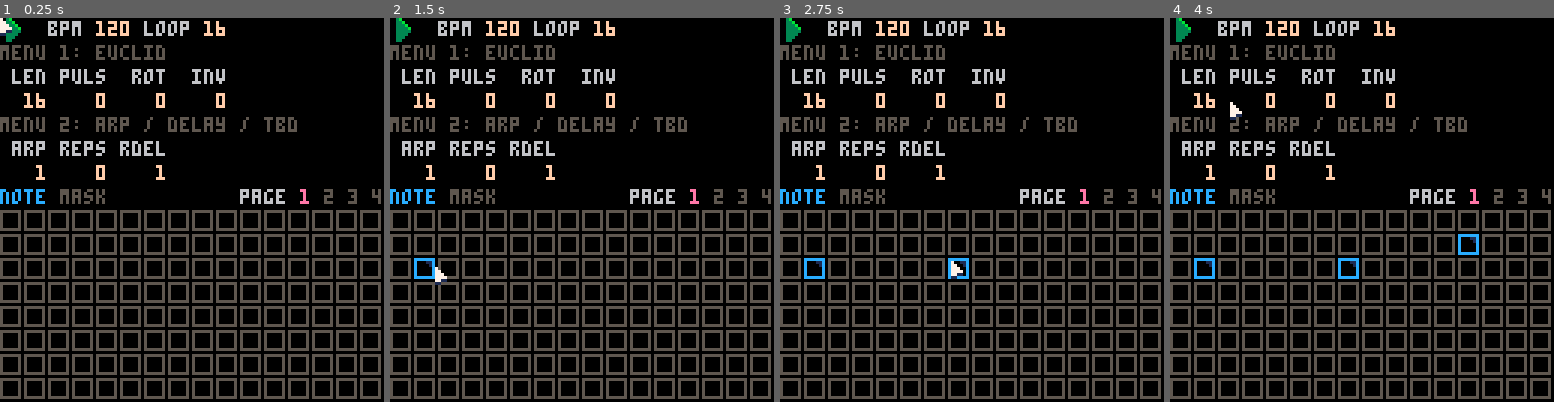
Above: before the commit, frames 1-4 (left to right).
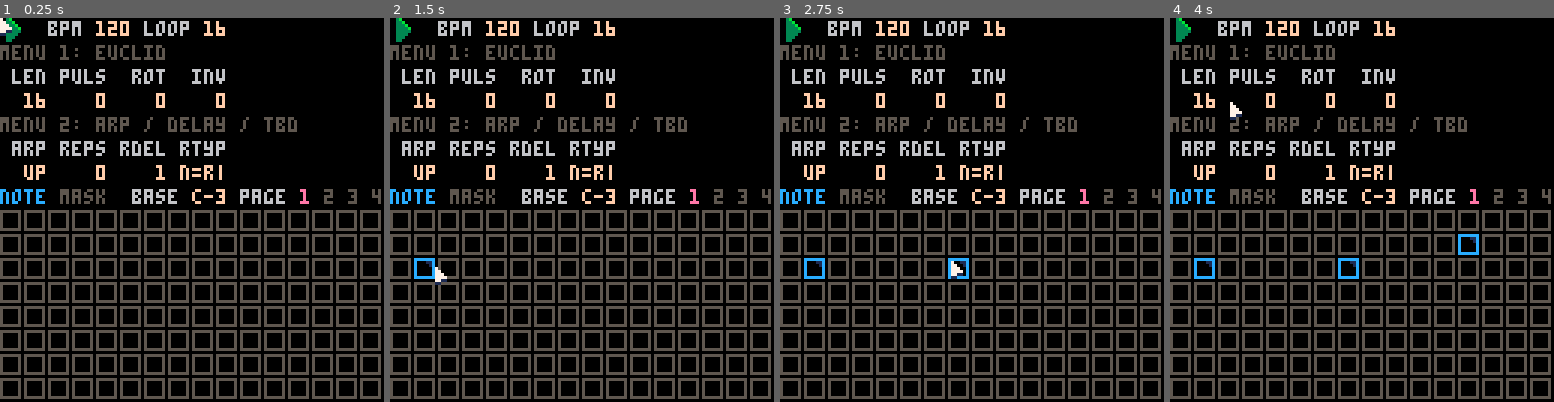
Above: after the commit, the same moments.

Repository: luchak/euclidean_arp
Game: PICO-8 cartridge demo.p8
Two runs of this game, one before a commit and one after it. Both use one fixed random seed, a clock stepped at 60 frames per second and the inputs below.
Inputs (mouse positions are in pixels of both pictures, inside the frame that each line leads up to):
- Up to frame 1 (0.25 s): no input
- Up to frame 2 (1.5 s): click (670, 121) at 0.67 s; click (436, 267) at 1.22 s
- Up to frame 3 (2.75 s): click (887, 114) at 1.77 s; click (952, 259) at 2.32 s
- Up to frame 4 (4 s): click (1404, 106) at 2.87 s; click (1465, 256) at 3.42 s; click (1231, 102) at 3.97 s

The runs differ from the first frame. In frame 1, 0.9% of the frame differs, in the area x 6-59%, y 32-49%; in frame 2, 0.9%; in frame 3, 0.9%; in frame 4, 0.9%.

Commit message:
Grid shift, repeat type, QoL

Diff:
--- a/demo.p8
+++ b/demo.p8
@@ -42,14 +42,14 @@
 
  ui_add(label_new(16,0,6,'bpm'))
  ui_add(num_spinner_new(
-  32,0,15,3,60,200,0.2,1,
+  32,0,15,3,60,200,0.1,1,
   function() return seq.bpm end,
   function(x) seq:set_tempo(x) end
  ))
 
  ui_add(label_new(48,0,6,'loop'))
  ui_add(num_spinner_new(
-  68,0,15,2,1,64,0.1,1,
+  68,0,15,2,1,64,0.05,1,
   function() return seq.loop end,
   function(x) seq:set_loop(x) end
  ))
@@ -60,22 +60,22 @@
  ui_add(label_new(44,16,6,'rot'))
  ui_add(label_new(64,16,6,'inv'))
  ui_add(num_spinner_new(
-  0,24,15,4,1,64,0.1,1,
+  0,24,15,4,1,64,0.05,1,
   function() return seq.euclid_len end,
   function(x) seq.euclid_len=x seq.euclid_pulses=min(x,seq.euclid_pulses) seq:euclid_gen() end
  ))
  ui_add(num_spinner_new(
-  20,24,15,4,0,64,0.1,1,
+  20,24,15,4,0,64,0.05,1,
   function() return seq.euclid_pulses end,
   function(x) seq.euclid_pulses=min(x,seq.euclid_len) seq:euclid_gen() end
  ))
  ui_add(num_spinner_new(
-  40,24,15,4,-15,15,0.1,1,
+  40,24,15,4,-15,15,0.05,1,
   function() return seq.euclid_shift end,
   function(x) seq.euclid_shift=x seq:euclid_gen() end
  ))
  ui_add(num_spinner_new(
-  60,24,15,4,0,1,0.1,1,
+  60,24,15,4,0,1,0.05,1,
   function() return seq.euclid_inv end,
   function(x) seq.euclid_inv=x seq:euclid_gen() end
  ))
@@ -84,20 +84,28 @@
  ui_add(label_new(4,40,6,'arp'))
  ui_add(label_new(20,40,6,'reps'))
  ui_add(label_new(40,40,6,'rdel'))
- ui_add(num_spinner_new(
-  0,48,15,4,1,#arps,0.1,1,
+ ui_add(label_new(60,40,6,'rtyp'))
+ ui_add(num_spinner_new(
+  0,48,15,4,1,#arps,0.05,1,
   function() return seq.euclid_arp end,
-  function(x) seq.euclid_arp=x seq:euclid_gen() end
- ))
- ui_add(num_spinner_new(
-  20,48,15,4,0,8,0.1,1,
+  function(x) seq.euclid_arp=x seq:euclid_gen() end,
+  function(x) return arp_names[x] end
+ ))
+ ui_add(num_spinner_new(
+  20,48,15,4,0,8,0.05,1,
   function() return seq.euclid_note_reps end,
   function(x) seq.euclid_note_reps=x seq:euclid_gen() end
  ))
  ui_add(num_spinner_new(
-  40,48,15,4,1,8,0.1,1,
+  40,48,15,4,1,8,0.05,1,
   function() return seq.euclid_rep_del end,
   function(x) seq.euclid_rep_del=x seq:euclid_gen() end
+ ))
+ ui_add(num_spinner_new(
+  60,48,15,4,1,4,0.05,1,
+  function() return seq.euclid_rep_type end,
+  function(x) seq.euclid_rep_type=x seq:euclid_gen() end,
+  function(x) return rep_type_names[x] end
  ))
 
  ui_add(text_momentary_new(
@@ -111,6 +119,19 @@
   function() set_show_euclid_mask(true) end
  ))
 
+ ui_add(label_new(44,56,6,'base'))
+ ui_add(num_spinner_new(
+  64,56,15,3,0,87,0.05,1,
+  function() return grid_trans end,
+  function(x) grid_trans=x end,
+  function(x)
+   local note=x%12
+   local oct=x\12
+   local res=NOTE_NAMES[note+1]
+   if (#res<2) res..='-'
+   return res..oct
+  end
+ ))
 
  ui_add(label_new(80,56,6,'page'))
  ui_add(text_momentary_new(
--- a/grid.p8.lua
+++ b/grid.p8.lua
@@ -30,16 +30,23 @@
  local note_grid=grid_new(
   function(col,row)
     col+=grid_page*16
+    local note_row=row+grid_trans-36
     if (seq.playing and seq.step==col) return 14
-    if (seq.gate[col] and (seq.note[col]==row)) return 8
+    if seq.gate[col] then
+     local note=seq.note[col]
+     if (note==note_row) return 8
+     if (row==0 and note<grid_trans-36) return 5
+     if (row==7 and note>=grid_trans-28) return 5
+    end
     return 4
   end,
   function(col,row,is_long)
    col+=grid_page*16
-   if seq.gate[col] and seq.note[col]==row then
+   local note_row=row+grid_trans-36
+   if seq.gate[col] and seq.note[col]==note_row then
     seq.gate[col]=false
    else
-    seq.note[col]=row
+    seq.note[col]=note_row
     seq.gate[col]=true
    end
   end
@@ -60,7 +67,8 @@
   function(col,row)
     if (col>=12) return 4
     local c=BLACK_KEYS[col] and 0 or 1
-    if (row==3) c+=5
+    local idx=row*12+col
+    if (idx>=grid_trans and idx<grid_trans+8) c+=5
     if (seq.euclid_note_set[grid_to_mask(col,row)]) c=13
     return c
   end,
--- a/seq.p8.lua
+++ b/seq.p8.lua
@@ -79,6 +79,20 @@
  arp_up_down_new,
  arp_thumb_new,
  arp_pinky_new,
+}
+arp_names={
+ 'up',
+ 'down',
+ 'updn',
+ 'thmb',
+ 'pnky'
+}
+
+rep_type_names={
+ 'n=r|',
+ 'n=r>',
+ 'n>r|',
+ 'n>r>'
 }
 
 function seq_new(length)
@@ -97,9 +111,15 @@
   euclid_pulses=0,
   euclid_len=16,
   euclid_inv=0,
+  -- see arps array for index meanings
   euclid_arp=1,
   euclid_note_reps=0,
   euclid_rep_del=1,
+  -- 1: repeats keep note, repeats cut off
+  -- 2: repeats keep note, repeats do not cut off
+  -- 3: repeats change note, repeats cut off
+  -- 4: repeats change note, repeats do not cut off
+  euclid_rep_type=1,
 
   euclid_notes={0,4,7,10},
   euclid_note_set=set({0,4,7,10})
@@ -156,27 +176,32 @@
   -- place pulses and shift
   if self.euclid_pulses > 0 then
    for x=0,self.loop-1,self.loop/self.euclid_pulses do
-    local idx=((x+.5)\1+self.euclid_shift)
+    local idx=(flr(x)+self.euclid_shift)
     new_gate[idx%self.loop]=true
    end
   end
 
-  -- invert pulses
+  -- invert pulses and build list
+  local gate_list={}
   for i=0,self.loop-1 do
    if (self.euclid_inv>0) new_gate[i]=not new_gate[i]
+   if (new_gate[i]) add(gate_list,i)
   end
 
   -- assign arp notes and add repeats
   local arp=arps[self.euclid_arp](self.euclid_notes)
-  local last_gate,arp_note
-  for i=0,self.loop-1 do
-   if new_gate[i] then
-    last_gate=i
-    arp_note=arp()
-    for j=i,min(self.loop-1,i+self.euclid_note_reps*self.euclid_rep_del),self.euclid_rep_del do
-     self.gate[j]=true
-     self.note[j]=arp_note
-    end
+  local arp_note
+  local rep_change=(self.euclid_rep_type-1)\2>0
+  local rep_overlap=(self.euclid_rep_type-1)%2>0
+  for idx=1,#gate_list do
+   local i=gate_list[idx]
+   local i_next=gate_list[idx+1]
+   local limit=min(self.loop-1,i+self.euclid_note_reps*self.euclid_rep_del)
+   if (i_next and not rep_overlap) limit=min(limit,gate_list[idx+1])
+   for j=i,limit,self.euclid_rep_del do
+    if (j==i or rep_change) arp_note=arp()
+    self.gate[j]=true
+    self.note[j]=arp_note
    end
   end
  end
--- a/ui.p8.lua
+++ b/ui.p8.lua
@@ -1,3 +1,5 @@
+NOTE_NAMES={'c','c#','d','d#','e','f','f#','g','g#','a','a#','b'}
+
 function ui_init()
  widgets={}
 
@@ -12,6 +14,7 @@
 
  -- assorted state that should go elsewhere probably
  grid_page=0
+ grid_trans=36
 
  -- enable mouse
  poke(0x5f2d,1)
@@ -161,11 +164,12 @@
  )
 end
 
-function num_spinner_new(x,y,col,digits,min_val,max_val,sens,step,get,set)
+function num_spinner_new(x,y,col,digits,min_val,max_val,sens,step,get,set,fmt)
  local drag_val
+ fmt=fmt or tostr
  return widget_new(x,y,digits*4,8,
   function()
-   local s=tostr(get())
+   local s=fmt(get())
    print(s,x+4*max(digits-#s),y+1,col)
    --print(get())
   end,
